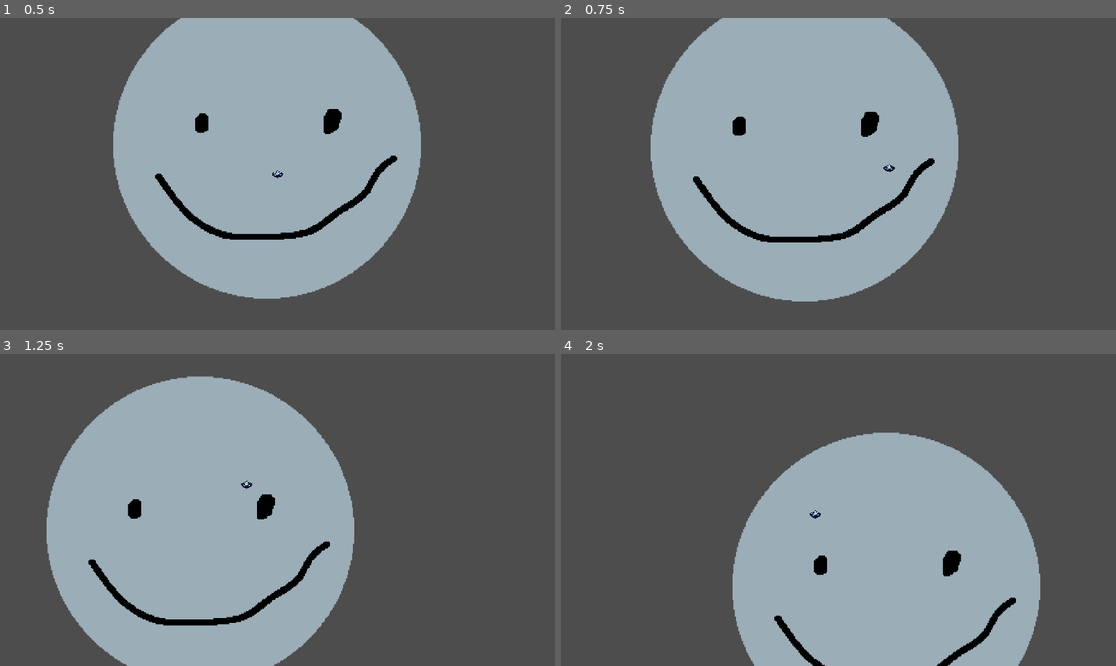
Above: before the commit, frames 1-4 (two rows, left to right).
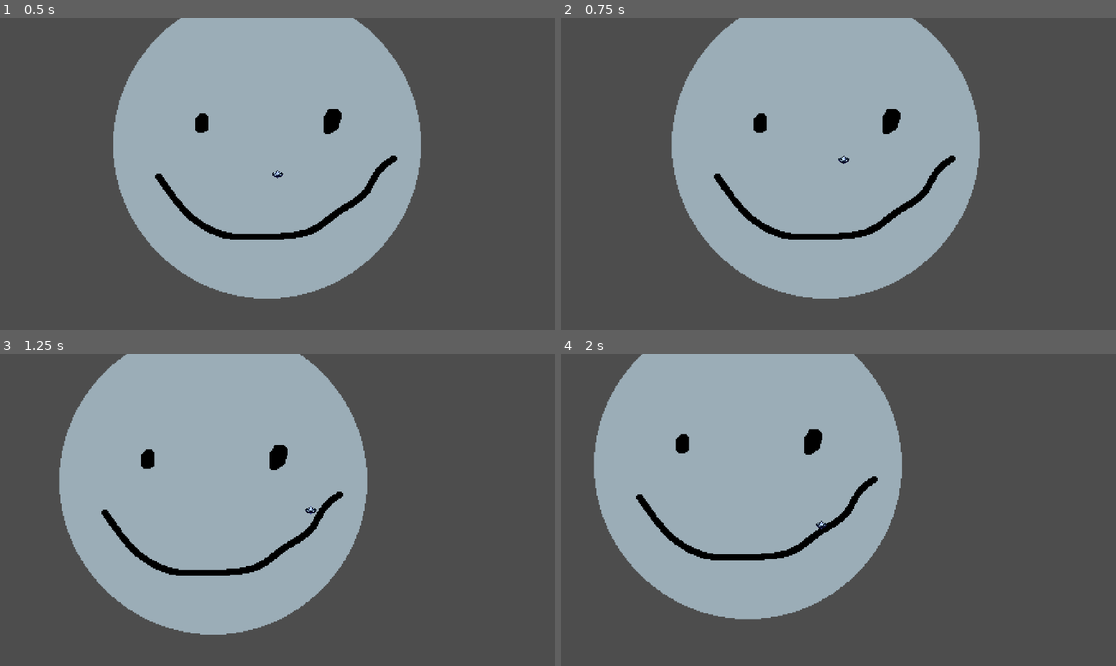
Above: after the commit, the same moments.

Repository: Dragos-Lup/spin
Game: Godot game, scene res://scenes/testing_scene.tscn
Two runs of this game, one before a commit and one after it. Both use one fixed random seed, a clock stepped at 60 frames per second and the inputs below.
Inputs (mouse positions are in pixels of both pictures, inside the frame that each line leads up to):
- Up to frame 1 (0.5 s): no input
- Up to frame 2 (0.75 s): tap Enter at 0.5 s; move the mouse to (960, 158) at 0.52 s; hold D (right) from 0.53 s (still down); click (960, 158) at 0.6 s
- Up to frame 3 (1.25 s): keep holding D (right)
- Up to frame 4 (2 s): move the mouse to (727, 525) at 1.27 s; release D (right) at 1.28 s; hold S (down) from 1.28 s (still down); click (727, 525) at 1.35 s

Frame 1 is identical in both runs. In frame 2, 9.8% of the frame differs, in the area x 16-76%, y 0-91%; in frame 3, 18%; in frame 4, 51%, in the area x 5-87%, y 0-100%.

Commit message:
animation player stuff
I'm realizing now i've literally never used the animation tree on godot uhhhhh figured it out though yippee

Diff:
--- a/scenes/main_character.tscn
+++ b/scenes/main_character.tscn
@@ -35,6 +35,84 @@
 "speed": 30.0
 }]
 
+[sub_resource type="AnimationNodeAnimation" id="AnimationNodeAnimation_usv1h"]
+animation = &"idle"
+
+[sub_resource type="AnimationNodeAnimation" id="AnimationNodeAnimation_0jryu"]
+animation = &"jump"
+
+[sub_resource type="AnimationNodeStateMachineTransition" id="AnimationNodeStateMachineTransition_m0mbo"]
+switch_mode = 2
+advance_mode = 2
+
+[sub_resource type="AnimationNodeStateMachineTransition" id="AnimationNodeStateMachineTransition_tr7di"]
+
+[sub_resource type="AnimationNodeStateMachineTransition" id="AnimationNodeStateMachineTransition_0ylf7"]
+advance_mode = 2
+
+[sub_resource type="AnimationNodeStateMachine" id="AnimationNodeStateMachine_t2dfo"]
+states/Start/position = Vector2(231.429, 108)
+states/idle/node = SubResource("AnimationNodeAnimation_usv1h")
+states/idle/position = Vector2(484.198, 126.571)
+states/jump/node = SubResource("AnimationNodeAnimation_0jryu")
+states/jump/position = Vector2(484.262, 32.4286)
+transitions = ["jump", "idle", SubResource("AnimationNodeStateMachineTransition_m0mbo"), "idle", "jump", SubResource("AnimationNodeStateMachineTransition_tr7di"), "Start", "idle", SubResource("AnimationNodeStateMachineTransition_0ylf7")]
+graph_offset = Vector2(-43, -9)
+
+[sub_resource type="Animation" id="Animation_g2050"]
+resource_name = "jump"
+length = 0.2
+tracks/0/type = "value"
+tracks/0/imported = false
+tracks/0/enabled = true
+tracks/0/path = NodePath("AnimatedSprite2D:offset")
+tracks/0/interp = 1
+tracks/0/loop_wrap = true
+tracks/0/keys = {
+"times": PackedFloat32Array(0.00477858, 0.1, 0.194353),
+"transitions": PackedFloat32Array(0.707107, 1.89465, 1),
+"update": 0,
+"values": [Vector2(0, 0), Vector2(0, -50), Vector2(0, 0)]
+}
+
+[sub_resource type="Animation" id="Animation_byfn0"]
+length = 0.001
+tracks/0/type = "value"
+tracks/0/imported = false
+tracks/0/enabled = true
+tracks/0/path = NodePath("AnimatedSprite2D:offset")
+tracks/0/interp = 1
+tracks/0/loop_wrap = true
+tracks/0/keys = {
+"times": PackedFloat32Array(0),
+"transitions": PackedFloat32Array(1),
+"update": 0,
+"values": [Vector2(0, -10)]
+}
+
+[sub_resource type="Animation" id="Animation_lflkc"]
+resource_name = "idle"
+loop_mode = 1
+tracks/0/type = "value"
+tracks/0/imported = false
+tracks/0/enabled = true
+tracks/0/path = NodePath("AnimatedSprite2D:offset")
+tracks/0/interp = 1
+tracks/0/loop_wrap = true
+tracks/0/keys = {
+"times": PackedFloat32Array(0.0333333),
+"transitions": PackedFloat32Array(1),
+"update": 0,
+"values": [Vector2(0, 0)]
+}
+
+[sub_resource type="AnimationLibrary" id="AnimationLibrary_1iu5i"]
+_data = {
+"RESET": SubResource("Animation_byfn0"),
+"idle": SubResource("Animation_lflkc"),
+"jump": SubResource("Animation_g2050")
+}
+
 [node name="MainSpinner" type="CharacterBody2D"]
 texture_filter = 1
 collision_mask = 7
@@ -44,7 +122,6 @@
 shape = SubResource("CircleShape2D_d632g")
 
 [node name="AnimatedSprite2D" type="AnimatedSprite2D" parent="."]
-texture_filter = 1
 sprite_frames = SubResource("SpriteFrames_tlwcf")
 autoplay = "default"
 metadata/_aseprite_wizard_interface_config_ = {
@@ -67,4 +144,14 @@
 unique_name_in_owner = true
 one_shot = true
 
+[node name="AnimationTree" type="AnimationTree" parent="."]
+tree_root = SubResource("AnimationNodeStateMachine_t2dfo")
+anim_player = NodePath("AnimationPlayer")
+
+[node name="AnimationPlayer" type="AnimationPlayer" parent="AnimationTree"]
+root_node = NodePath("../..")
+libraries = {
+"": SubResource("AnimationLibrary_1iu5i")
+}
+
 [connection signal="timeout" from="dashTimer" to="." method="_on_timer_timeout"]
--- a/scripts/main_character.gd
+++ b/scripts/main_character.gd
@@ -6,19 +6,29 @@
 const FRICTION = 20.0 ## calling this friction is evil, it's the value move_toward uses.
 const BOUNCY = .8
 
+@onready var animation_tree: AnimationTree = $AnimationTree
+
+@onready var state_machine = animation_tree.get("parameters/playback")
+
 var canDash = true
+var dash_start_time = 0
 
 func _physics_process(delta: float) -> void:
 	var direction := Input.get_vector("left", "right", "up", "down").normalized()
 	var target_vel = (direction * SPEED).clampf(-MAX_SPEED, MAX_SPEED) #This is how fast we want to go
 
 	if Input.is_action_just_pressed("dash") && canDash:
-		var dash_vector = (get_global_mouse_position() - global_position).normalized()
-		velocity = dash_vector * DASH_SPEED
+		dash_start_time = Time.get_ticks_msec()
+		print("JUMPED")
+		state_machine.travel("jump")
+		#var dash_vector = (get_global_mouse_position() - global_position).normalized()
+		#velocity = dash_vector * DASH_SPEED
 		canDash = false
-		$dashTimer.start()
+		%dashTimer.start()
 
 	velocity = velocity.move_toward(target_vel, FRICTION)
+
+	print($AnimationTree/AnimationPlayer.current_animation)
 
 	var collision = move_and_collide(velocity * delta)
 	if collision:
Not shown: 1 places in scenes/main_character.tscn that only renumber resources
